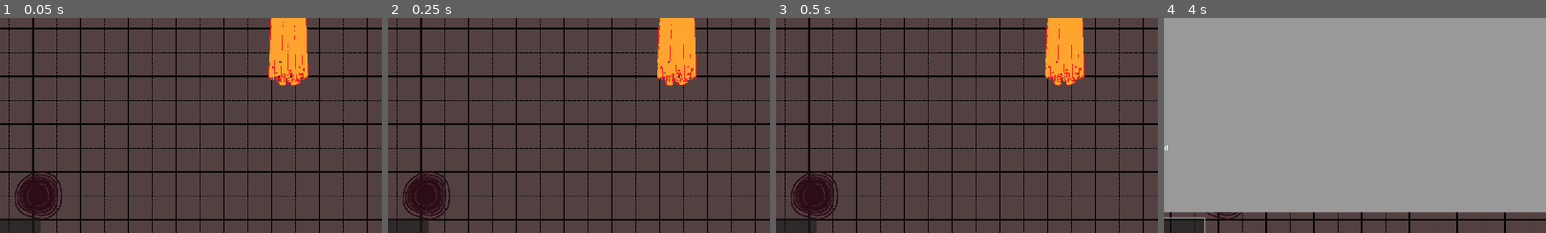
Above: before the commit, frames 1-4 (left to right).
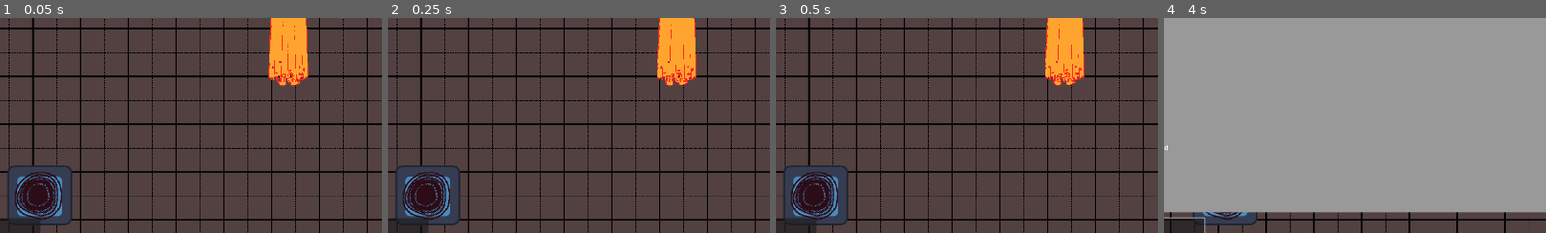
Above: after the commit, the same moments.

Repository: jible/capstone
Game: Godot game, scene res://scenes/testScenes/test_level.tscn
The game is run twice, just before and just after one commit, with the same random seed, the same clock (stepped at 60 frames per second) and the same inputs. This scene is started directly instead of the project's main scene. The engine's default icon, where the game draws it, is replaced by a stand-in: a white triangle on a blue panel in a dark square.
Inputs (mouse positions are % of the whole screen's width and height, from its top left):
- Up to frame 1 (0.05 s): no input
- Up to frame 2 (0.25 s): no input
- Up to frame 3 (0.5 s): no input
- Up to frame 4 (4 s): move the mouse to (45, 70) at 0.52 s; hold Tab (OpenUpgrades) 0.53-1.25 s; hold Space (attack) 0.53-1.25 s; click "+" at 1.25 s; click "Upgrade Menu" at 2 s; move the mouse to (80, 65) at 2.77 s; hold Tab (OpenUpgrades) 2.78-3.53 s; move the mouse to (20, 35) at 3.52 s; hold Left (left) from 3.53 s (still down)
The pictures show only the part of the screen within x 12-62%, y 46-96%; the shares and areas given below are measured in that part.

The runs differ from the first frame. In frame 1, 3.0% of the frame differs, in the area x 2-19%, y 68-97%; in frame 2, 3.0%; in frame 3, 3.0%; in frame 4, 0.8%.

Commit message:
exit look updated to appear more easily for playhtest

Diff:
--- a/scenes/prefabs/exit.tscn
+++ b/scenes/prefabs/exit.tscn
@@ -1,7 +1,8 @@
-[gd_scene load_steps=4 format=3 uid="uid://c60va2pop5yhv"]
+[gd_scene load_steps=5 format=3 uid="uid://c60va2pop5yhv"]
 
 [ext_resource type="Script" path="res://scripts/pit.gd" id="1_lxy2n"]
 [ext_resource type="Texture2D" uid="uid://bg85vd6cvn2fm" path="res://assets/images/exit.png" id="2_3rowl"]
+[ext_resource type="Texture2D" uid="uid://5svwkx2o14oa" path="res://icon.svg" id="3_bd6ud"]
 
 [sub_resource type="CircleShape2D" id="CircleShape2D_tipcd"]
 radius = 16.4
@@ -14,6 +15,11 @@
 [node name="CollisionShape2D" type="CollisionShape2D" parent="."]
 shape = SubResource("CircleShape2D_tipcd")
 
+[node name="Temp Background" type="Sprite2D" parent="."]
+position = Vector2(3, -1.50001)
+scale = Vector2(1.28125, 1.17969)
+texture = ExtResource("3_bd6ud")
+
 [node name="Sprite2D" type="Sprite2D" parent="."]
 texture = ExtResource("2_3rowl")
 
